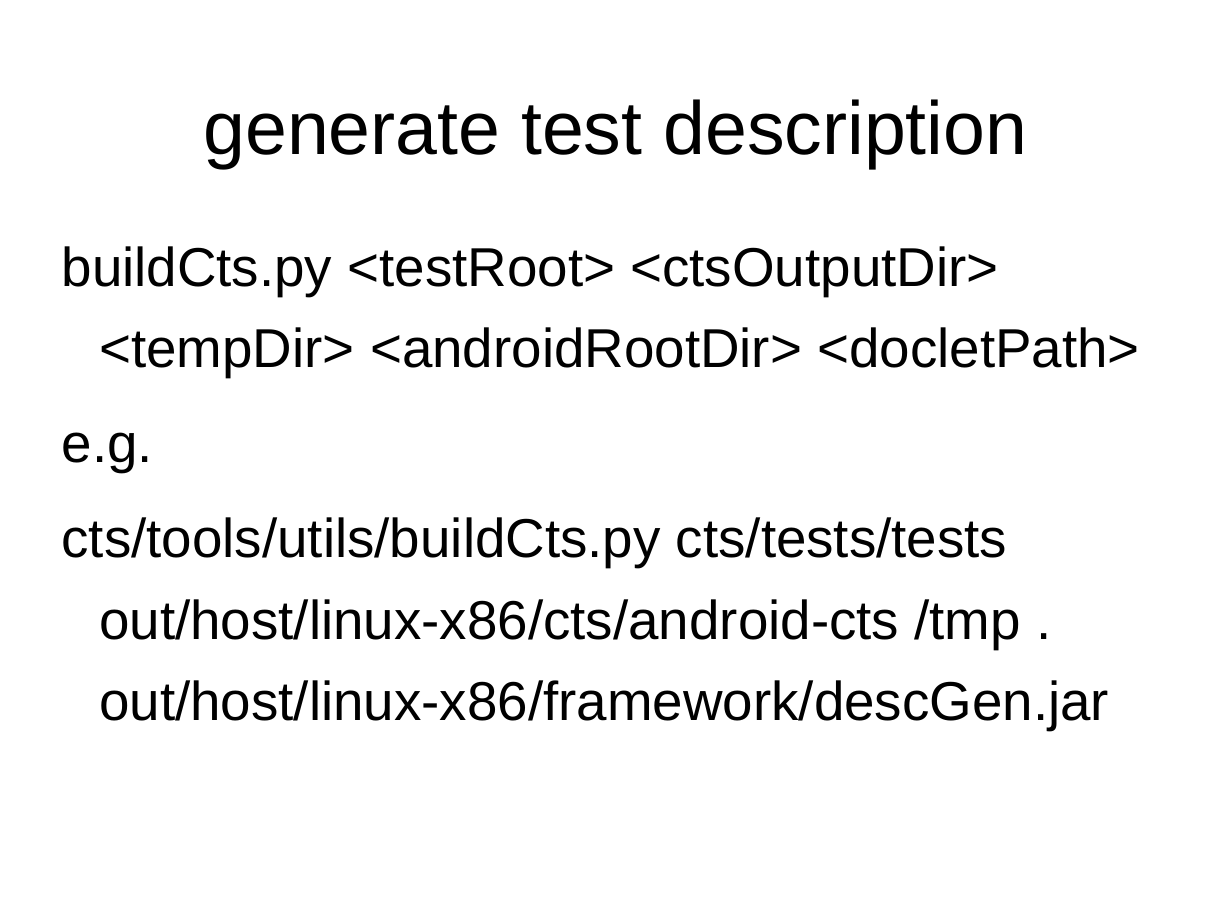
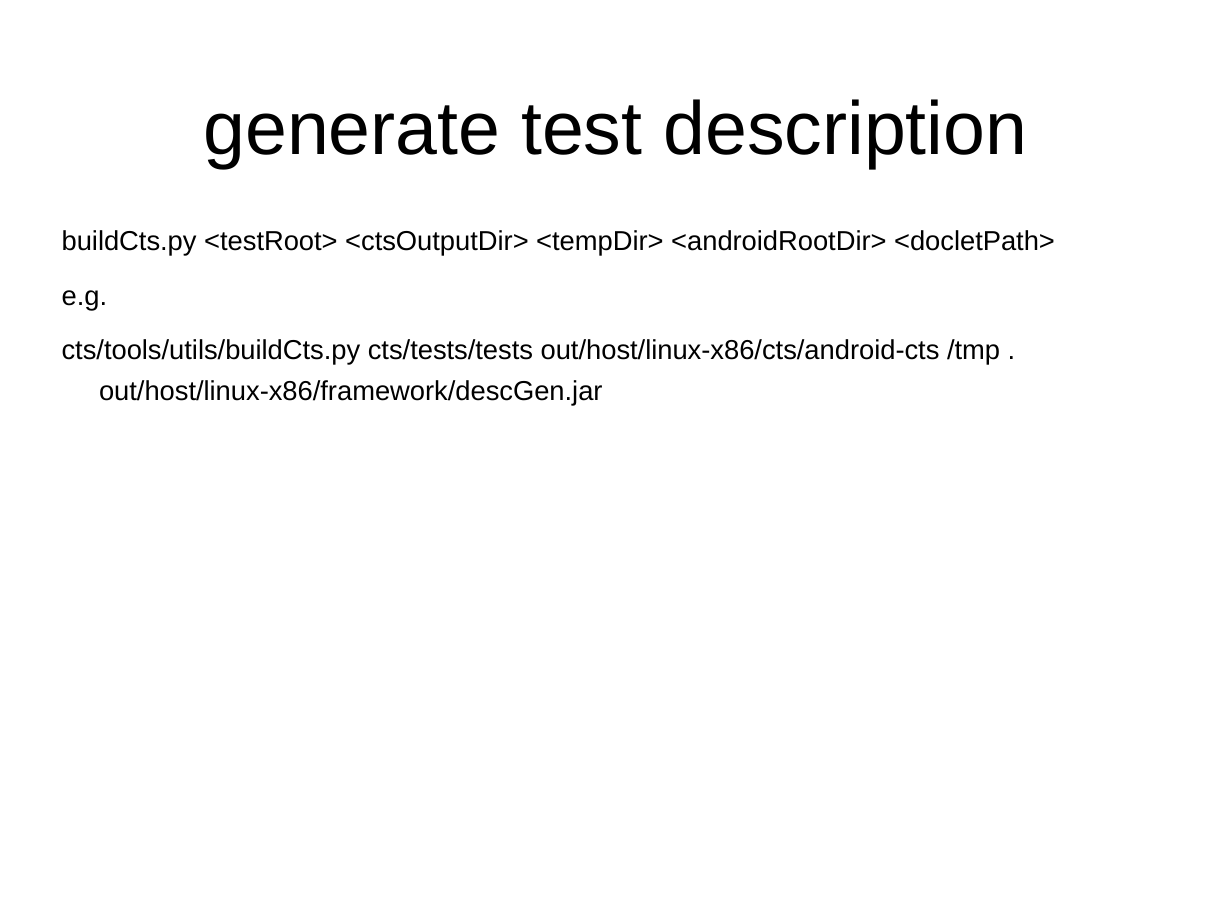
Before and after one commit to widerules/system-information, a slide deck: slide 8 of cts/CTS-deepin.ppt (slide 29 before the commit). Drawn at 1232x924 pixels with LibreOffice and Linux fonts; fonts in the diff are those of the drawing; background and template pictures are left out. Boxes give left, top, right and bottom in pixels: in the first picture for what was removed or moved away, otherwise in the second. Text is boxed around its words. In the diff, an @@ line names an element or a change of style, - is before the commit and + after.

```diff
--- a/cts/CTS-deepin.ppt
+++ b/cts/CTS-deepin.ppt
@@ text "buildCts.py <testRoot> <ctsOutputDir> <tempDir> <androidRoot ..." at [62,230,1055,405]: size 32 to 16 pt; indent changed @@
```
Also in this commit, not shown: 7 other slides changed, 2 slides added, 23 slides removed, 1 other file.
